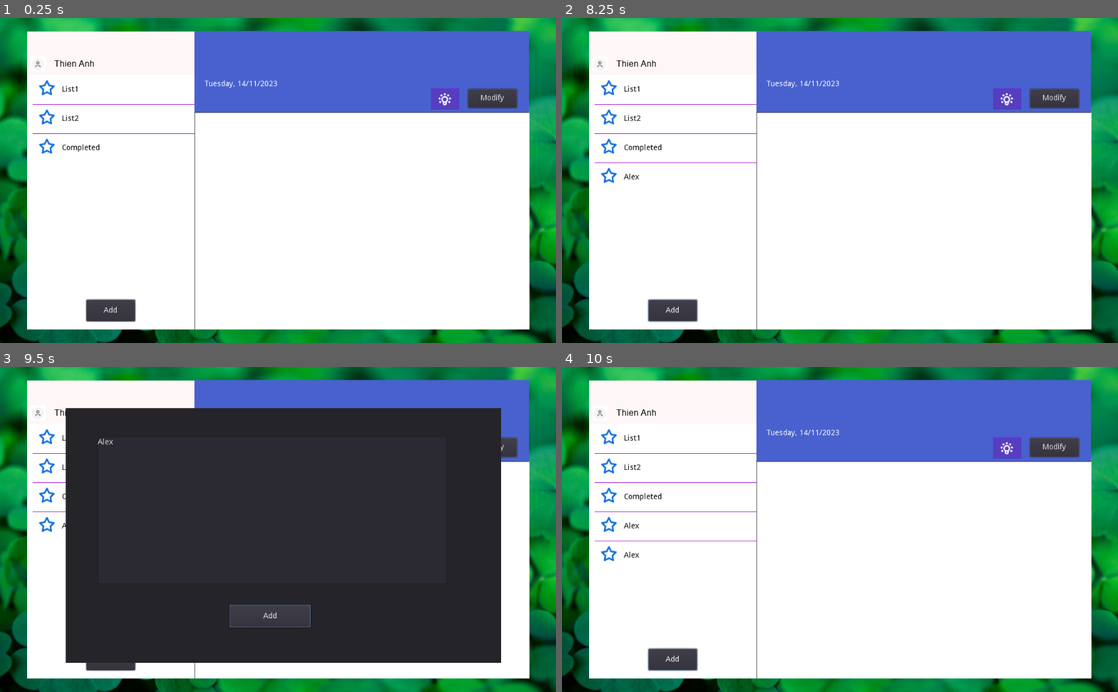
Above: before the commit, frames 1-4 (two rows, left to right).
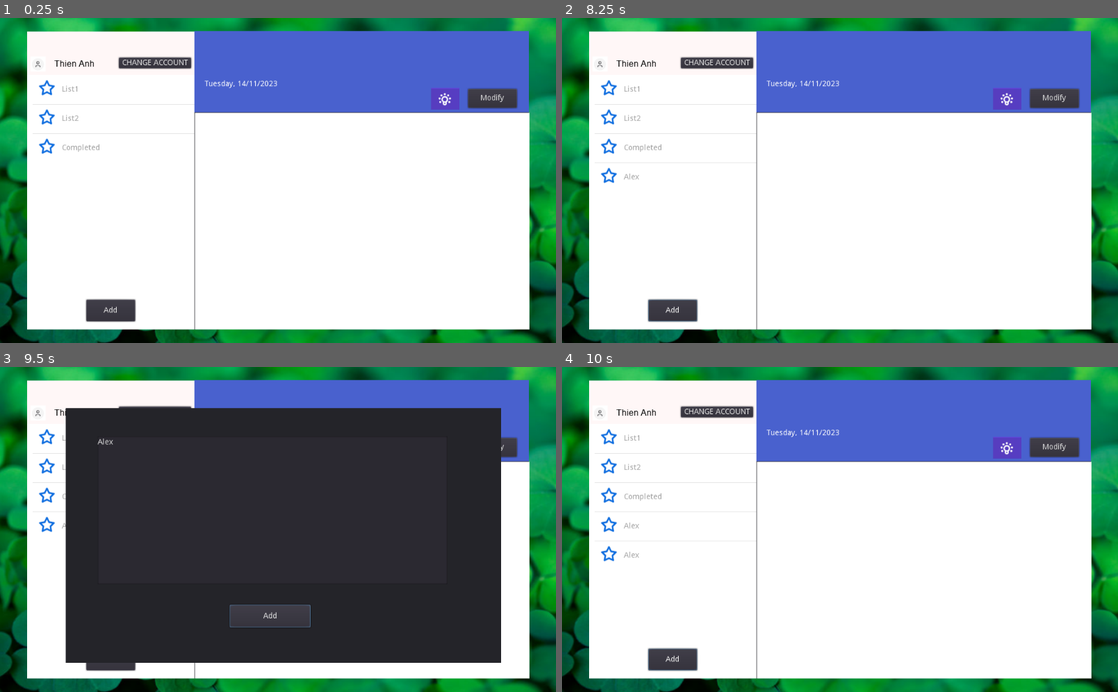
Above: after the commit, the same moments.

Repository: ohmygod481999/to-do-app-gotdot
Game: Godot game, scene res://Control.tscn
The game is run twice, just before and just after one commit, with the same random seed, the same clock (stepped at 60 frames per second) and the same inputs.
Inputs (mouse positions are in pixels of both pictures, inside the frame that each line leads up to):
- Up to frame 1 (0.25 s): no input
- Up to frame 2 (8.25 s): click "Add" at 0.5 s; click (834, 161) at 1.27 s; type "Alex" at 1.35 s; click (717, 63) at 2 s, where only the run after the commit has a clickable "CHANGE ACCOUNT"; click "Modify" at 2.75 s; click "Modify" at 3.5 s; click "Add" at 4.25 s; click (717, 63) at 5 s, where only the run after the commit has a clickable "CHANGE ACCOUNT"; click "Modify" at 5.75 s; click "Add" at 6.5 s; click (717, 63) at 7.25 s, where only the run after the commit has a clickable "CHANGE ACCOUNT"; tap Enter at 8 s
- Up to frame 3 (9.5 s): tap Space at 8.75 s
- Up to frame 4 (10 s): tap Enter at 9.5 s

The runs differ from the first frame. In frame 1, 0.8% of the frame differs, in the area x 5-35%, y 11-42%; in frame 2, 0.8%; in frame 3, 0.2%; in frame 4, 0.9%, in the area x 5-35%, y 11-59%.
Error in both runs: Invalid get index 'data' (on base: 'Nil'). (res://Control.gd:71)

Commit message:
Update Control.tscn

Diff:
--- a/Control.tscn
+++ b/Control.tscn
@@ -12,6 +12,7 @@
 [ext_resource path="res://List_modifier.tscn" type="PackedScene" id=10]
 [ext_resource path="res://PutData.gd" type="Script" id=11]
 [ext_resource path="res://GetDoneList.gd" type="Script" id=12]
+[ext_resource path="res://Login.tscn" type="PackedScene" id=13]
 
 [sub_resource type="StyleBoxFlat" id=1]
 bg_color = Color( 0.290196, 0.384314, 0.811765, 1 )
@@ -176,6 +177,13 @@
 text = "Thien Anh"
 valign = 1
 script = ExtResource( 8 )
+
+[node name="Login_button" type="Button" parent="Panel/LeftPanel/Head"]
+margin_left = 169.399
+margin_top = 47.7076
+margin_right = 302.399
+margin_bottom = 67.7076
+text = "CHANGE ACCOUNT"
 
 [node name="Body" type="Panel" parent="Panel/LeftPanel"]
 margin_top = 80.0
@@ -204,9 +212,6 @@
 margin_right = 154.0
 margin_bottom = 166.108
 custom_styles/bg = SubResource( 12 )
-custom_colors/guide_color = Color( 0.686275, 0.145098, 0.835294, 1 )
-custom_colors/font_color_selected = Color( 0.905882, 0.054902, 0.054902, 1 )
-custom_colors/font_color = Color( 0, 0, 0, 1 )
 items = [ "Hoc bai", null, false, "Choi game", null, false ]
 script = ExtResource( 9 )
 
@@ -235,6 +240,7 @@
 margin_bottom = 324.579
 
 [node name="List_modifier_popup" type="Popup" parent="."]
+editor/display_folded = true
 margin_left = 262.0
 margin_top = 181.0
 margin_right = 893.0
@@ -253,7 +259,38 @@
 
 [node name="GetDoneList" type="HTTPRequest" parent="."]
 script = ExtResource( 12 )
+
+[node name="Login_popup" type="Popup" parent="."]
+margin_left = 279.0
+margin_top = 207.0
+margin_right = 914.0
+margin_bottom = 357.0
+
+[node name="Login" parent="Login_popup" instance=ExtResource( 13 )]
+margin_left = 1.02911
+margin_right = 635.029
+
+[node name="Wrong_account_popup" type="Popup" parent="."]
+visible = true
+margin_left = 389.0
+margin_top = 211.947
+margin_right = 429.0
+margin_bottom = 251.947
+
+[node name="Panel" type="Panel" parent="Wrong_account_popup"]
+margin_left = -59.4485
+margin_top = 3.87708
+margin_right = 319.552
+margin_bottom = 100.877
+
+[node name="Label" type="Label" parent="Wrong_account_popup/Panel"]
+margin_left = 27.0
+margin_top = 28.0
+margin_right = 354.0
+margin_bottom = 60.0
+text = "Tai khoan khong ton tai"
 [connection signal="pressed" from="Panel/RightPanel/Header/Tool/Modify_button" to="." method="_on_Modify_button_pressed"]
+[connection signal="pressed" from="Panel/LeftPanel/Head/Login_button" to="." method="_on_Login_icon_pressed"]
 [connection signal="pressed" from="Panel/LeftPanel/Body/Button" to="." method="_on_Button_pressed"]
 [connection signal="item_selected" from="Panel/LeftPanel/Body/ListCollection" to="Panel/LeftPanel/Body/ListCollection" method="_on_ListCollection_item_selected"]
 [connection signal="pressed" from="Popup/Panel/Button" to="." method="_on_Button_2_pressed"]
Not shown: 1 places in Control.tscn that only renumber resources
